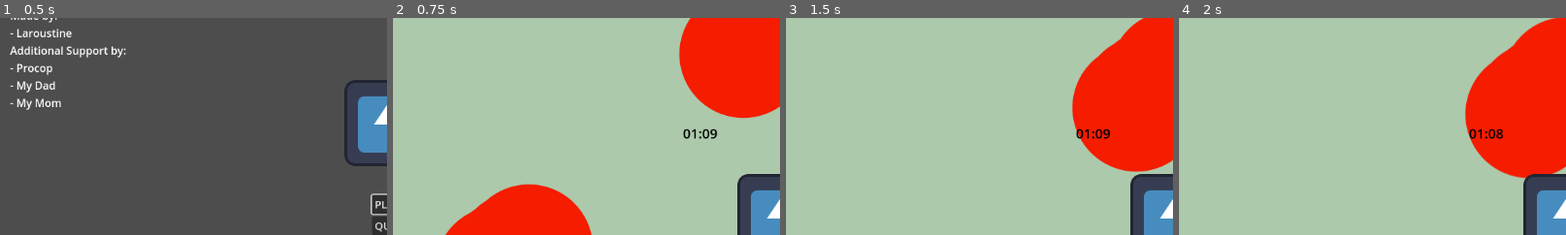
Above: before the commit, frames 1-4 (left to right).
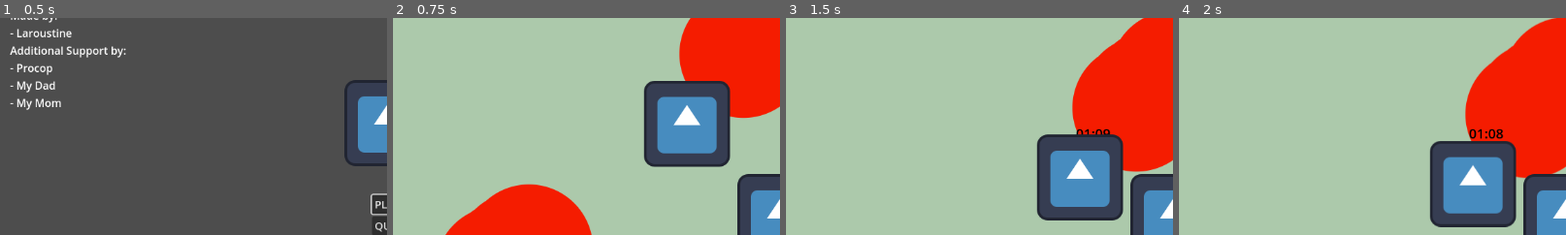
Above: after the commit, the same moments.

Repository: Laroustine/Global-GameJam_2024
Game: Godot game, scene res://menu/menu.tscn
Two runs of this game, one before a commit and one after it. Both use one fixed random seed, a clock stepped at 60 frames per second and the inputs below. The engine's default icon, where the game draws it, is replaced by a stand-in: a white triangle on a blue panel in a dark square.
Inputs:
- Up to frame 1 (0.5 s): no input
- Up to frame 2 (0.75 s): click "PLAY" at 0.5 s
- Up to frame 3 (1.5 s): tap Enter (ui_accept) at 1.25 s; hold Up (ui_up) from 1.28 s (still down)
- Up to frame 4 (2 s): keep holding Up (ui_up); tap Enter (ui_accept) at 1.52 s
The pictures show only the part of the screen within x 0-50%, y 4-54%; the shares and areas given below are measured in that part.

Frame 1 is identical in both runs. In frame 2, 8.8% of the frame differs, in the area x 64-88%, y 29-69%; in frame 3, 8.8%; in frame 4, 8.8%, in the area x 64-88%, y 56-97%.

Commit message:
added player interraction with children. the current interraction is a placeholder (deletes child, and reloads map after 3 seconds)

Diff:
--- a/child.tscn
+++ b/child.tscn
@@ -3,8 +3,9 @@
 [ext_resource type="Texture2D" uid="uid://dtmqop2w18wf8" path="res://icon.svg" id="1_wtwxf"]
 
 [sub_resource type="RectangleShape2D" id="RectangleShape2D_mq5tv"]
+size = Vector2(127, 127)
 
-[node name="Child" type="Node2D"]
+[node name="Child" type="Area2D"]
 
 [node name="CollisionShape2D" type="CollisionShape2D" parent="."]
 shape = SubResource("RectangleShape2D_mq5tv")
--- a/lvl/lvl_01.gd
+++ b/lvl/lvl_01.gd
@@ -5,25 +5,25 @@
 
 # Called when the node enters the scene tree for the first time.
 func _ready():
-#	var npc0 = npc.instantiate()
-#	$children.add_child(npc0)
-#	npc0.position = Vector2(0,0)
-#
-#	var npc1 = npc.instantiate()
-#	$children.add_child(npc1)
-#	npc1.global_position = Vector2(-800,800)
-#
-#	var npc2 = npc.instantiate()
-#	$children.add_child(npc2)
-#	npc2.position = Vector2(-800,-800)
-#
-#	var npc3 = npc.instantiate()
-#	$children.add_child(npc3)
-#	npc3.position = Vector2(800,800)
-#
-#	var npc4 = npc.instantiate()
-#	$children.add_child(npc4)
-#	npc4.position = Vector2(800,-800)
+	var npc0 = npc.instantiate()
+	$children.add_child(npc0)
+	npc0.position = Vector2(0,0)
+
+	var npc1 = npc.instantiate()
+	$children.add_child(npc1)
+	npc1.global_position = Vector2(-800,800)
+
+	var npc2 = npc.instantiate()
+	$children.add_child(npc2)
+	npc2.position = Vector2(-800,-800)
+
+	var npc3 = npc.instantiate()
+	$children.add_child(npc3)
+	npc3.position = Vector2(800,800)
+
+	var npc4 = npc.instantiate()
+	$children.add_child(npc4)
+	npc4.position = Vector2(800,-800)
 	pass
 
 
@@ -34,3 +34,10 @@
 
 func _on_global_timer_timeout():
 	get_tree().change_scene_to_file("res://menu/menu.tscn")
+
+
+func _on_player_collided_child(child):
+	child.queue_free()
+	print("Making Child laugh")
+	await get_tree().create_timer(3.0).timeout
+	get_tree().change_scene_to_file("res://lvl/lvl_01.tscn")
--- a/lvl/lvl_01.tscn
+++ b/lvl/lvl_01.tscn
@@ -19,4 +19,5 @@
 wait_time = 70.0
 autostart = true
 
+[connection signal="collided_child" from="Player" to="." method="_on_player_collided_child"]
 [connection signal="timeout" from="GlobalTimer" to="." method="_on_global_timer_timeout"]
--- a/player/Player.gd
+++ b/player/Player.gd
@@ -4,6 +4,8 @@
 @export var map_size:Vector2 = Vector2(2048,2048)
 @onready var time_lable = $Control/Time
 @export var timer:Timer
+
+signal collided_child(child)
 
 # Called when the node enters the scene tree for the first time.
 func _ready():
@@ -30,3 +32,7 @@
 
 
 	move_and_slide()
+
+
+func _on_area_2d_area_entered(area):
+	collided_child.emit(area)
--- a/player/Player.tscn
+++ b/player/Player.tscn
@@ -15,6 +15,9 @@
 }]
 
 [sub_resource type="RectangleShape2D" id="RectangleShape2D_pws2n"]
+size = Vector2(127, 127)
+
+[sub_resource type="RectangleShape2D" id="RectangleShape2D_6uy1b"]
 size = Vector2(127, 127)
 
 [node name="Player" type="CharacterBody2D"]
@@ -51,3 +54,11 @@
 theme_override_colors/font_color = Color(0, 0, 0, 1)
 theme_override_font_sizes/font_size = 20
 horizontal_alignment = 1
+
+[node name="Area2D" type="Area2D" parent="."]
+
+[node name="CollisionShape2D" type="CollisionShape2D" parent="Area2D"]
+shape = SubResource("RectangleShape2D_6uy1b")
+debug_color = Color(0, 0.6, 0.701961, 0.419608)
+
+[connection signal="area_entered" from="Area2D" to="." method="_on_area_2d_area_entered"]
Not shown: 1 places in player/Player.tscn that only renumber resources
